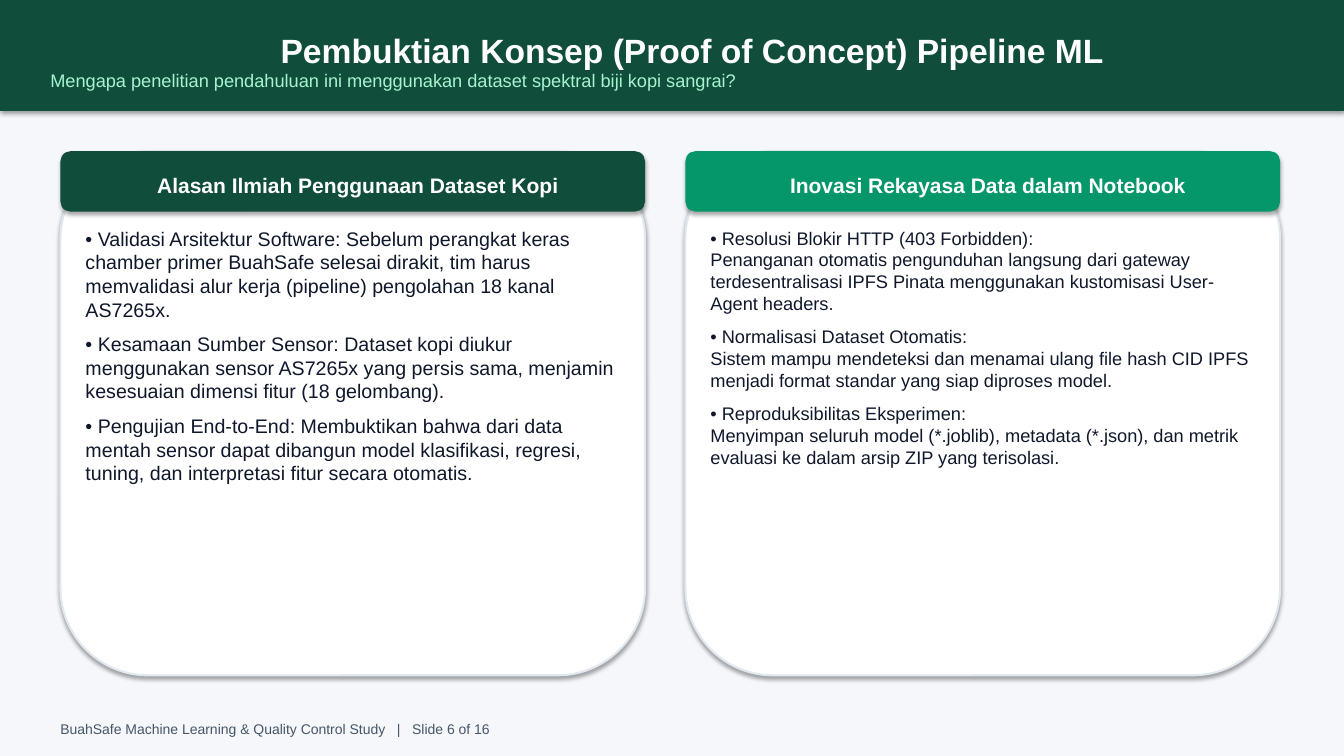
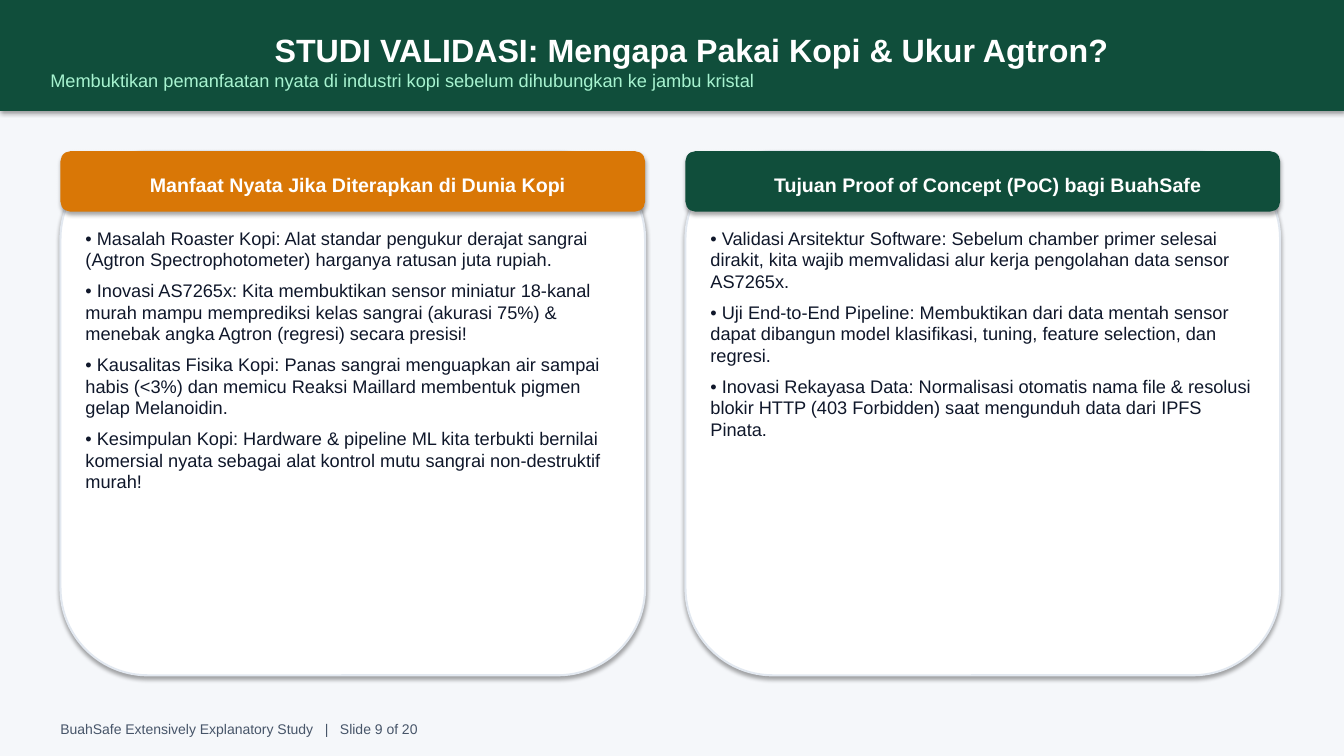
Before and after one commit to adsurkasur/buahsafe, a slide deck: slide 9 of BuahSafe_Super_Comprehensive_Presentation.pptx (slide 6 before the commit). Drawn at 1344x756 pixels with LibreOffice and Linux fonts; fonts in the diff are those of the drawing. Boxes give left, top, right and bottom in pixels: in the first picture for what was removed or moved away, otherwise in the second. Text is boxed around its words. In the diff, an @@ line names an element or a change of style, - is before the commit and + after.

Commit message:
feat: add comprehensive term-by-term glossary and explicit coffee-to-jambu causal bridge in notebook, readme, and 20-slide presentation

```diff
--- a/BuahSafe_Super_Comprehensive_Presentation.pptx
+++ b/BuahSafe_Super_Comprehensive_Presentation.pptx
@@ text in rectangle at box(50, 38, 1108, 91): text changed @@
-Pembuktian Konsep (Proof of Concept) Pipeline ML
-Mengapa penelitian pendahuluan ini menggunakan dataset spektral biji kopi sangrai?
+STUDI VALIDASI: Mengapa Pakai Kopi & Ukur Agtron?
+Membuktikan pemanfaatan nyata di industri kopi sebelum dihubungkan ke jambu kristal
@@ rounded rectangle "Manfaat Nyata Jika Diterapkan di ..." at box(60, 151, 645, 212): fill #104E3B to #D97706 @@
@@ text in rounded rectangle at box(150, 177, 566, 196): text changed; size 15 to 14 pt @@
-Alasan Ilmiah Penggunaan Dataset Kopi
+Manfaat Nyata Jika Diterapkan di Dunia Kopi
@@ rounded rectangle "Tujuan Proof of Concept (PoC) ..." at box(686, 151, 1280, 212): fill #059669 to #104E3B @@
@@ text in rounded rectangle at box(774, 177, 1200, 196): text changed; size 15 to 14 pt @@
-Inovasi Rekayasa Data dalam Notebook
+Tujuan Proof of Concept (PoC) bagi BuahSafe
@@ text at box(85, 231, 600, 488): text changed; size 14 to 13 pt @@
-• Validasi Arsitektur Software: Sebelum perangkat keras chamber primer BuahSafe selesai dirakit, tim harus memvalidasi alur kerja (pipeline) pengolahan 18 kanal AS7265x.
-• Kesamaan Sumber Sensor: Dataset kopi diukur menggunakan sensor AS7265x yang persis sama, menjamin kesesuaian dimensi fitur (18 gelombang).
-• Pengujian End-to-End: Membuktikan bahwa dari data mentah sensor dapat dibangun model klasifikasi, regresi, tuning, dan interpretasi fitur secara otomatis.
+• Masalah Roaster Kopi: Alat standar pengukur derajat sangrai (Agtron Spectrophotometer) harganya ratusan juta rupiah.
+• Inovasi AS7265x: Kita membuktikan sensor miniatur 18-kanal murah mampu memprediksi kelas sangrai (akurasi 75%) & menebak angka Agtron (regresi) secara presisi!
+• Kausalitas Fisika Kopi: Panas sangrai menguapkan air sampai habis (<3%) dan memicu Reaksi Maillard membentuk pigmen gelap Melanoidin.
+• Kesimpulan Kopi: Hardware & pipeline ML kita terbukti bernilai komersial nyata sebagai alat kontrol mutu sangrai non-destruktif murah!
@@ text at box(710, 231, 1251, 436): text changed @@
-• Resolusi Blokir HTTP (403 Forbidden):
-Penanganan otomatis pengunduhan langsung dari gateway terdesentralisasi IPFS Pinata menggunakan kustomisasi User-Agent headers.
-• Normalisasi Dataset Otomatis:
-Sistem mampu mendeteksi dan menamai ulang file hash CID IPFS menjadi format standar yang siap diproses model.
-• Reproduksibilitas Eksperimen:
-Menyimpan seluruh model (*.joblib), metadata (*.json), dan metrik evaluasi ke dalam arsip ZIP yang terisolasi.
+• Validasi Arsitektur Software: Sebelum chamber primer selesai dirakit, kita wajib memvalidasi alur kerja pengolahan data sensor AS7265x.
+• Uji End-to-End Pipeline: Membuktikan dari data mentah sensor dapat dibangun model klasifikasi, tuning, feature selection, dan regresi.
+• Inovasi Rekayasa Data: Normalisasi otomatis nama file & resolusi blokir HTTP (403 Forbidden) saat mengunduh data dari IPFS Pinata.
@@ text at box(60, 724, 418, 737): text changed @@
-BuahSafe Machine Learning & Quality Control Study | Slide 6 of 16
+BuahSafe Extensively Explanatory Study | Slide 9 of 20
```
Also in this commit, not shown: 14 other slides changed, 5 slides added, 1 slide removed, 2 other files.
